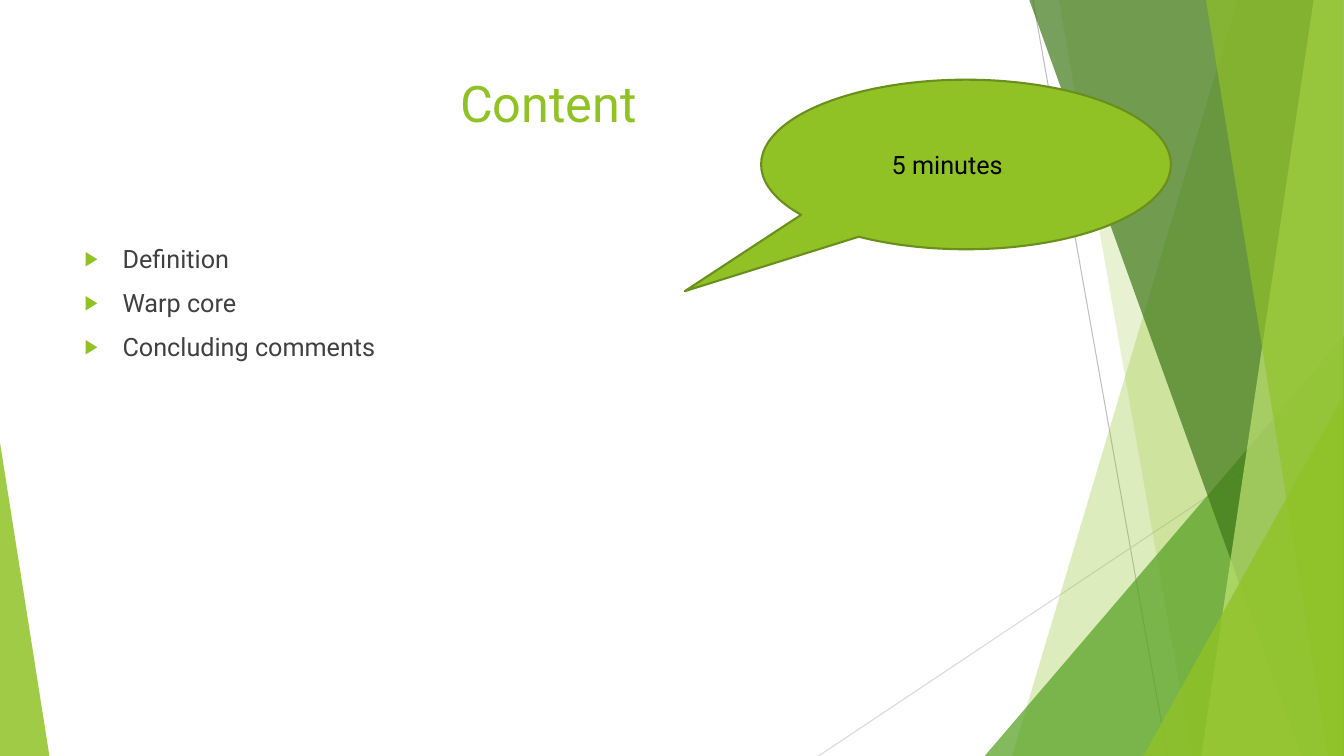
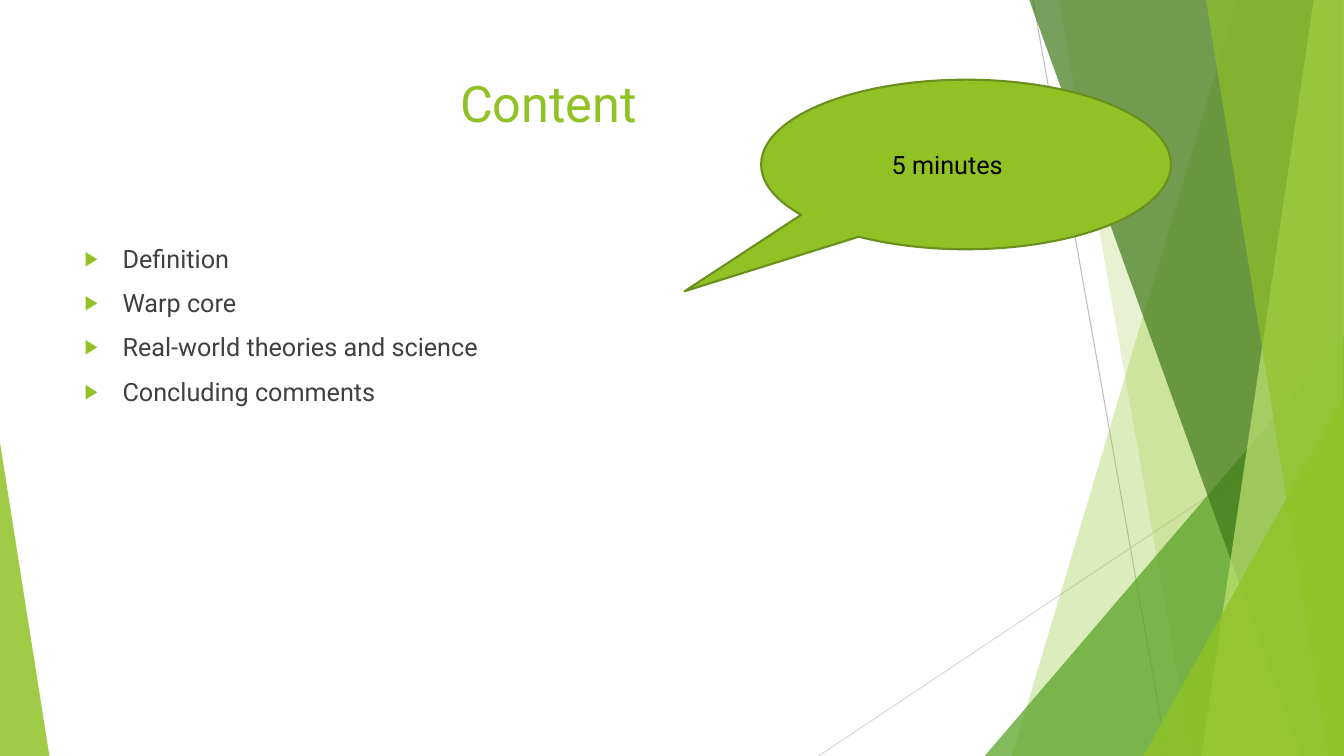
Before and after one commit to Vlad-ole/Presentations, a slide deck: slide 2 of News_2/News.pptx. Drawn at 1344x756 pixels with LibreOffice and Linux fonts; fonts in the diff are those of the drawing. Boxes give left, top, right and bottom in pixels: in the first picture for what was removed or moved away, otherwise in the second. Text is boxed around its words. In the diff, an @@ line names an element or a change of style, - is before the commit and + after.

```diff
--- a/News_2/News.pptx
+++ b/News_2/News.pptx
@@ text at [123,337,478,357]: paragraph added @@
+▶ Real-world theories and science
```
Also in this commit, not shown: 1 slide added, 2 other files.
